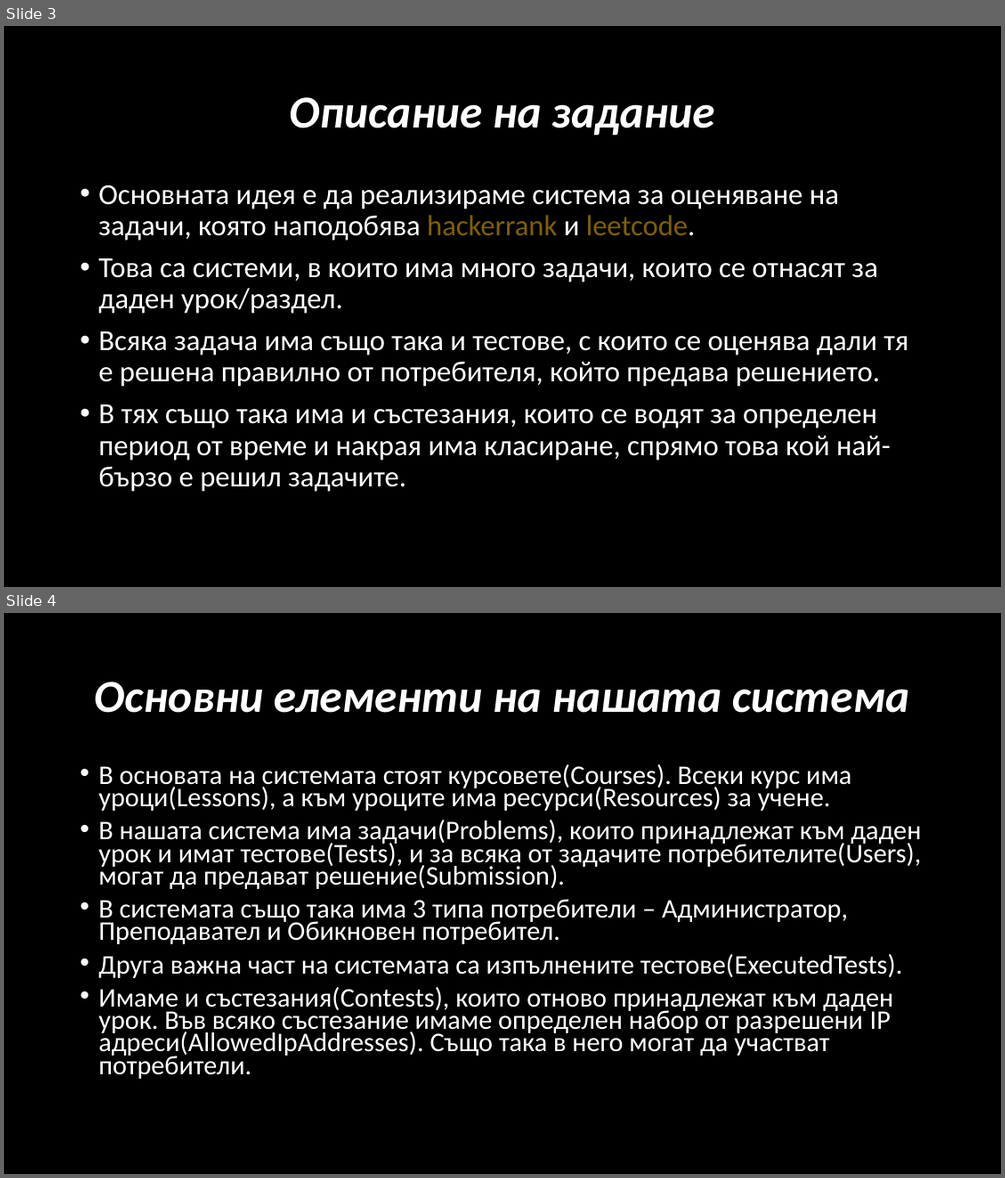
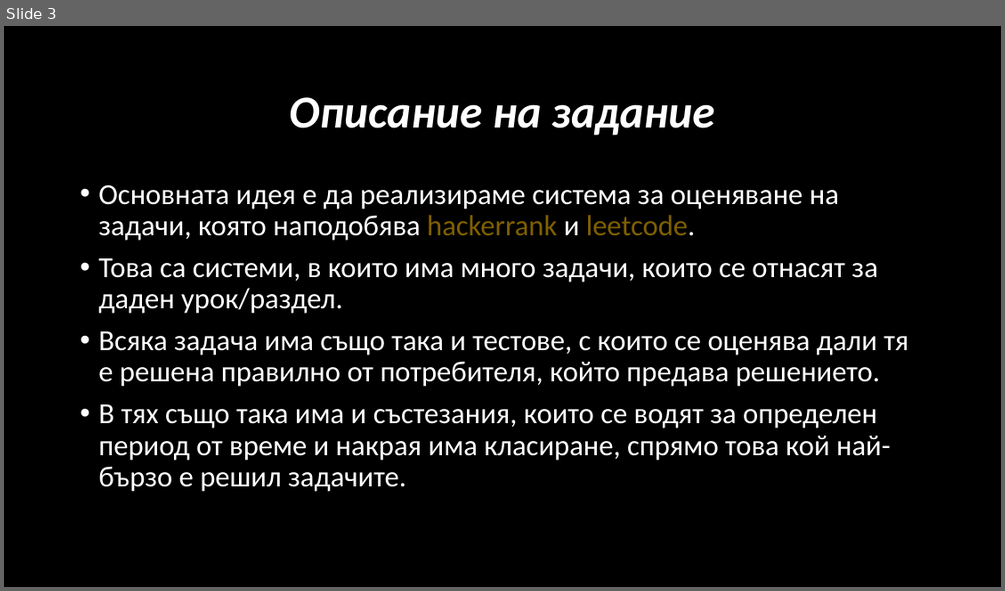
Before and after one commit to NaskoIT/FMI, a slide deck: DB/JudgeSystem/Основна-презентация.pptx. Shown one above the other, each under a label of ours: slides 3 and 4 before the commit, slide 3 after it. The pictures are 1005x1178 and 1005x591 pixels, drawn with LibreOffice and Linux fonts; fonts in the diff are those of the drawing. Boxes give left, top, right and bottom in pixels: in the first picture for what was removed or moved away, otherwise in the second. Text is boxed around its words. In the diff, an @@ line names an element or a change of style, - is before the commit and + after.

```diff
--- a/DB/JudgeSystem/Основна-презентация.pptx
+++ b/DB/JudgeSystem/Основна-презентация.pptx
@@ slide 4 removed at [4, 613, 1001, 1174], background #000000 @@
@@ title removed at [94, 682, 909, 713] @@
-Основни елементи на нашата система
@@ text removed at [98, 764, 921, 1078] @@
-• В основата на системата стоят курсовете(Courses). Всеки курс има уроци(Lessons), а към уроците има ресурси(Resources) за учене.
-• В нашата система има задачи(Problems), които принадлежат към даден урок и имат тестове(Tests), и за всяка от задачите потребителите(Users), могат да предават решение(Submission).
-• В системата също така има 3 типа потребители – Администратор, Преподавател и Обикновен потребител.
-• Друга важна част на системата са изпълнените тестове(ExecutedTests).
-• Имаме и състезания(Contests), които отново принадлежат към даден урок. Във всяко състезание имаме определен набор от разрешени IP адреси(AllowedIpAddresses). Също така в него могат да участват потребители.
```
Also in this commit, not shown: 4 slides changed, 2 other slides removed, 1 other file.
